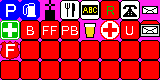
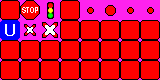
The second 160 × 80 image is a revision of the first. Changes to its layers:
showed "POI2", painted on it over [0, 0, 160, 60]
hid "POI1" over [0, 0, 160, 60]
